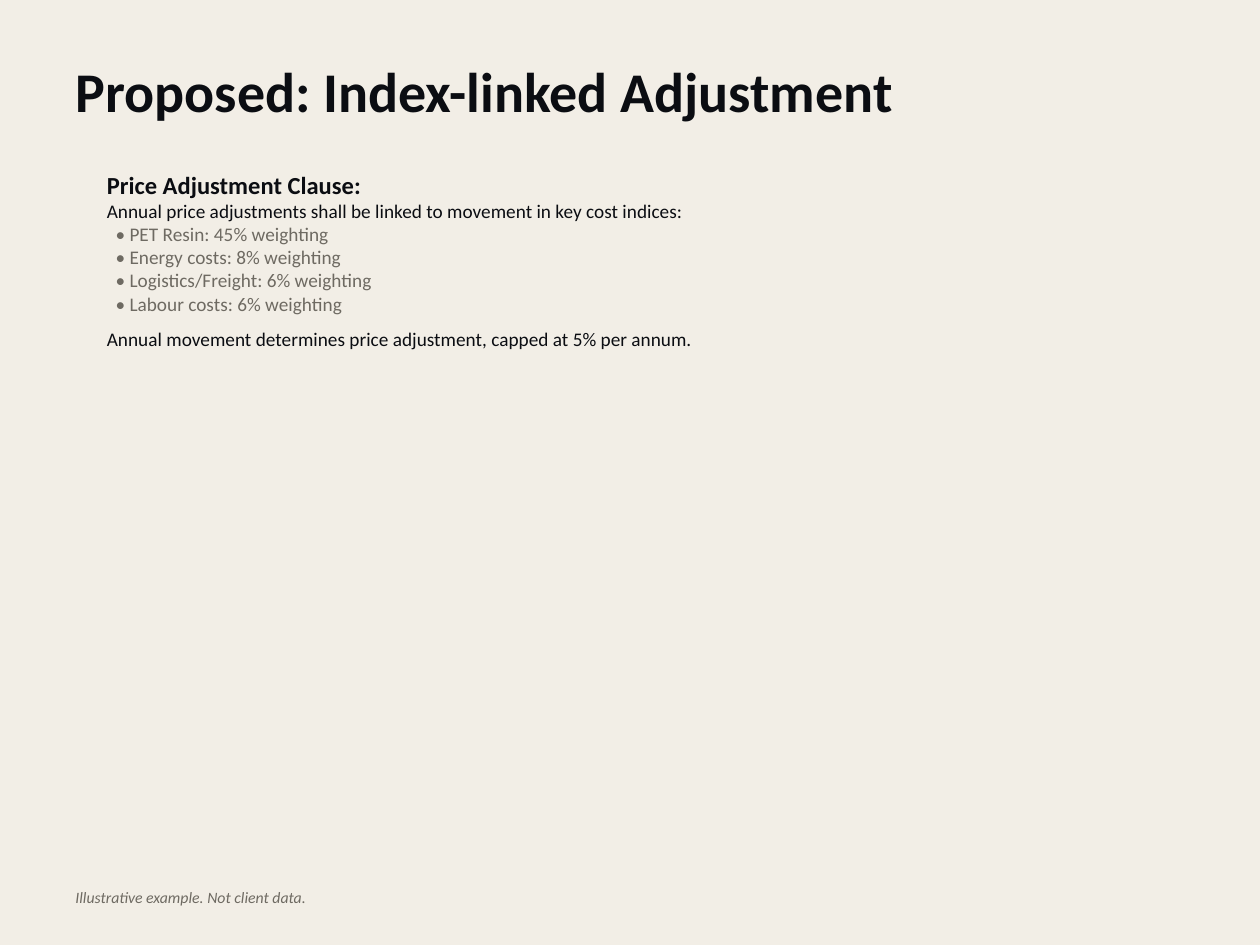
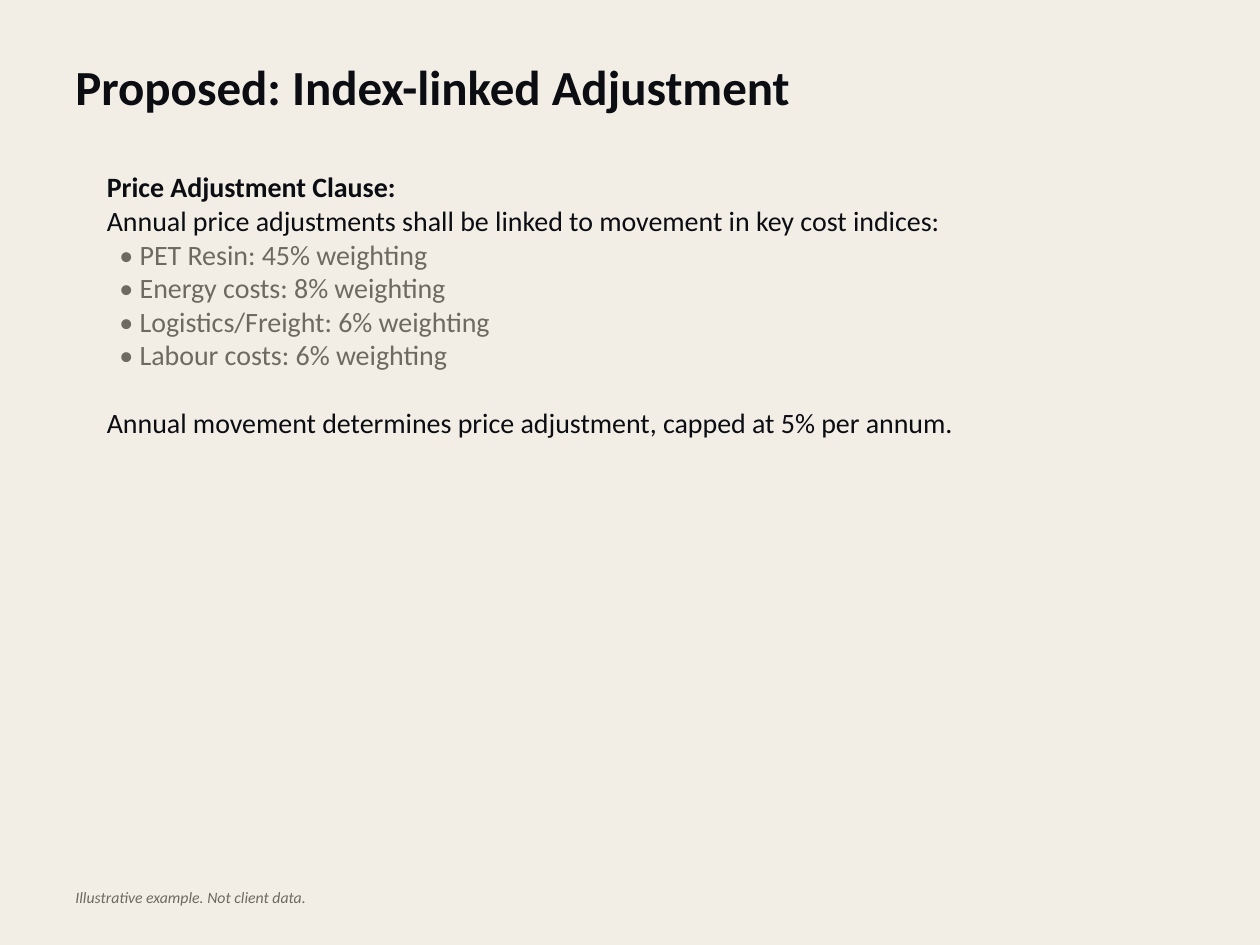
Before and after one commit to madhuys/procis, a slide deck: slide 6 of samples/procis-negotiation-pack.pptx. Drawn at 1260x945 pixels with LibreOffice and Linux fonts; fonts in the diff are those of the drawing. Boxes give left, top, right and bottom in pixels: in the first picture for what was removed or moved away, otherwise in the second. Text is boxed around its words. In the diff, an @@ line names an element or a change of style, - is before the commit and + after.

```diff
--- a/samples/procis-negotiation-pack.pptx
+++ b/samples/procis-negotiation-pack.pptx
@@ text "Proposed: Index-linked Adjustment" at [75,70,790,114]: size 32 to 28 pt @@
@@ text "Price Adjustment Clause:" at [107,177,953,438]: size 14 to 16 pt in "Price Adjustment Clause:"; size 11 to 16 pt @@
```
Also in this commit, not shown: 6 other slides changed, 19 other files.
